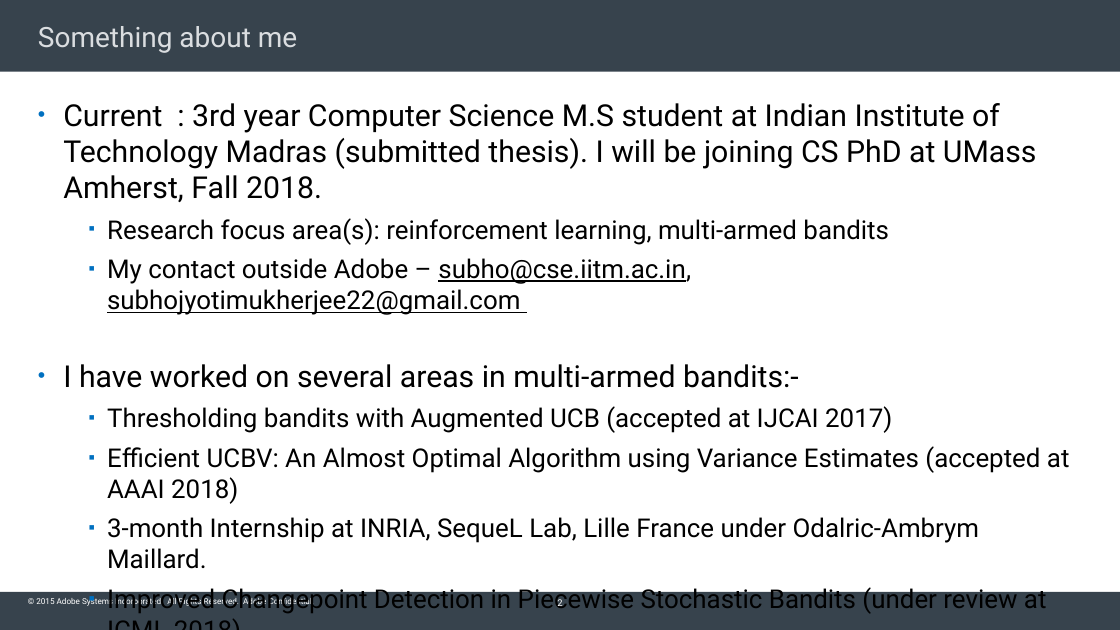
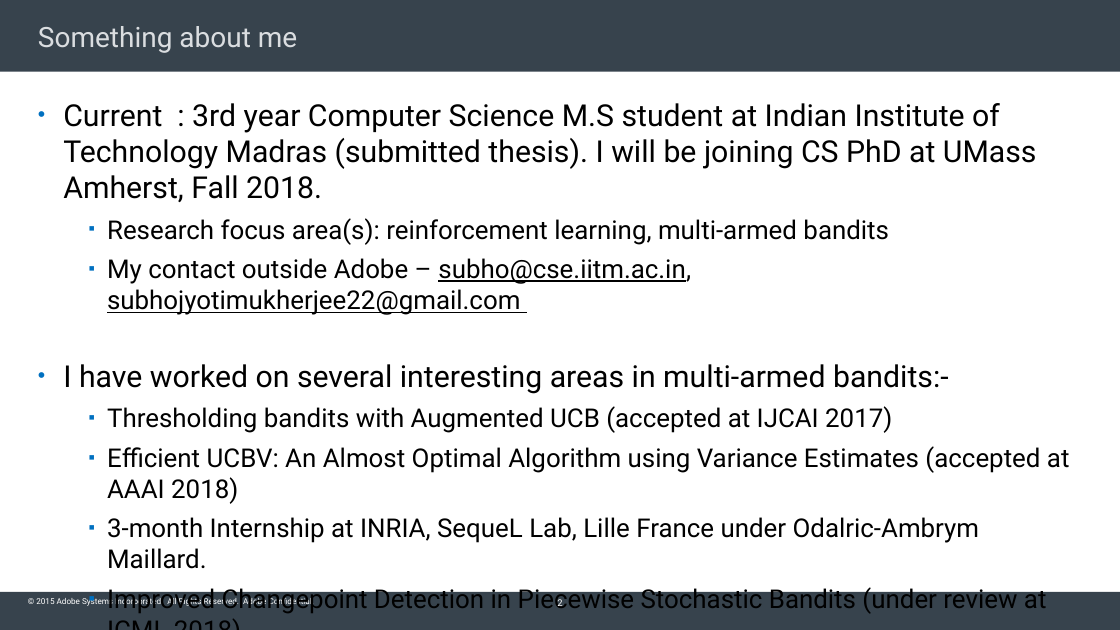
Before and after one commit to Subhojyoti/Adobe_Intern, a slide deck: slide 2 of Adobe PPT/Subho_Inception_talk.pptx. Drawn at 1120x630 pixels with LibreOffice and Linux fonts; fonts in the diff are those of the drawing; background and template pictures are left out. Boxes give left, top, right and bottom in pixels: in the first picture for what was removed or moved away, otherwise in the second. Text is boxed around its words. In the diff, an @@ line names an element or a change of style, - is before the commit and + after.

```diff
--- a/Adobe PPT/Subho_Inception_talk.pptx
+++ b/Adobe PPT/Subho_Inception_talk.pptx
@@ text at <box>63,364,949,394</box>: text changed @@
-• I have worked on several areas in multi-armed bandits:-
+• I have worked on several interesting areas in multi-armed bandits:-
```
Also in this commit, not shown: 1 other slide changed, 3 slides added, 6 other files.
